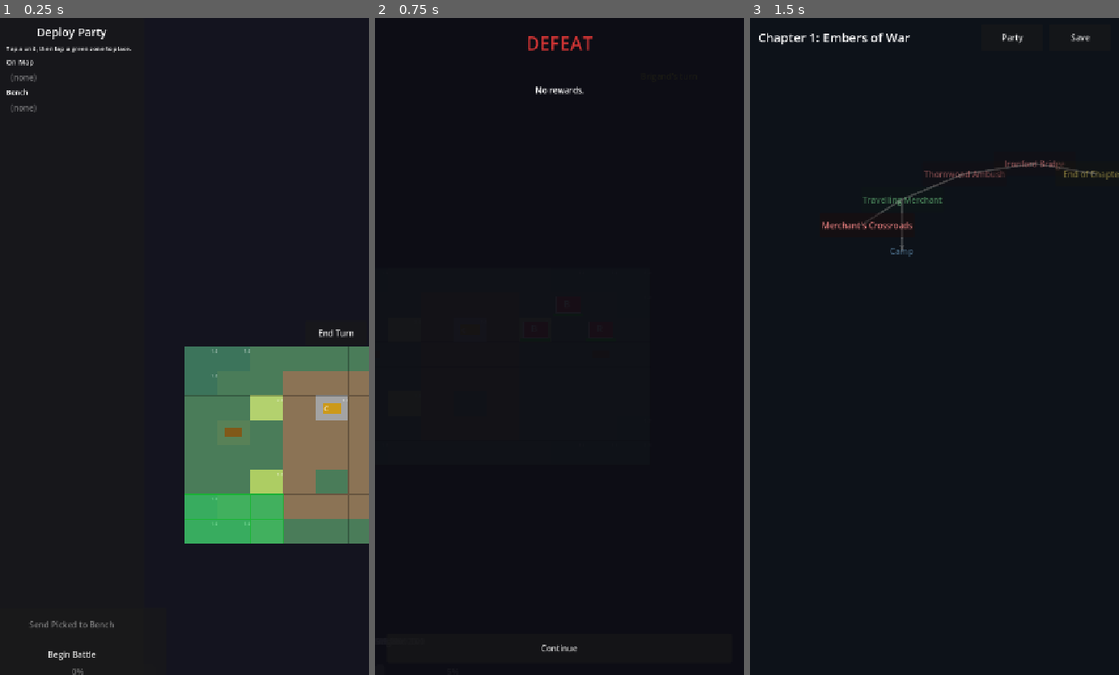
Above: before the commit, frames 1-3 (left to right).
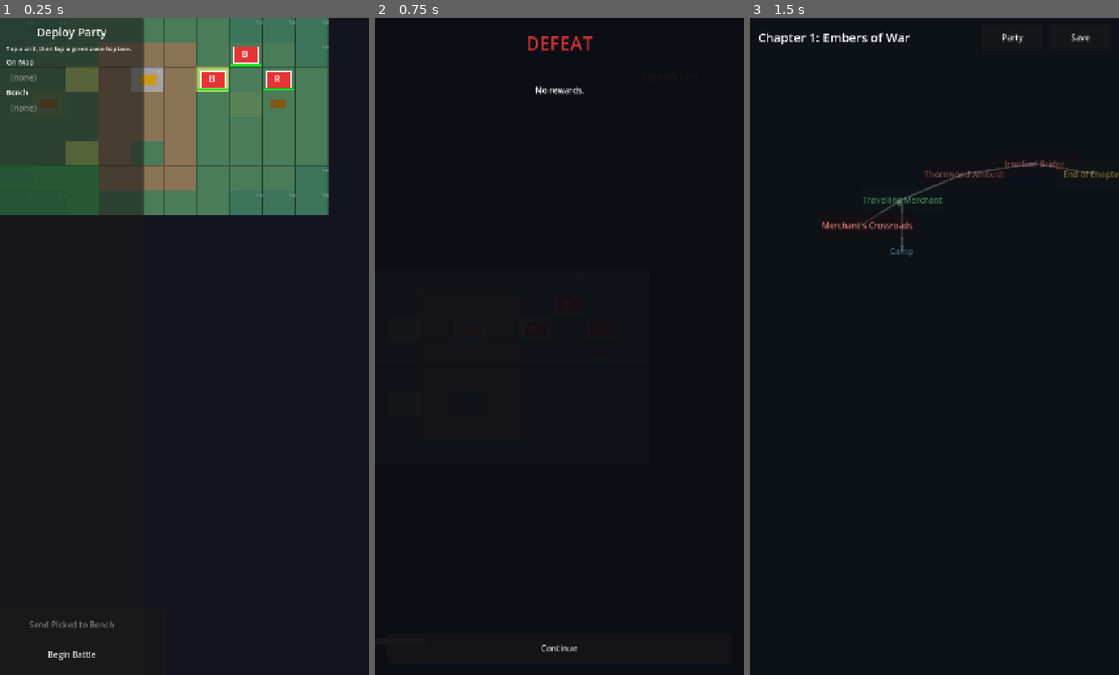
Above: after the commit, the same moments.

Repository: GetFunctMaddMatt/Claude
Game: Godot game, scene res://scenes/Battle.tscn
Same seed, same stepped clock (60 frames per second), same inputs: the game is played once before the commit and once after it. This scene is started directly instead of the project's main scene.
Inputs:
- Up to frame 1 (0.25 s): no input
- Up to frame 2 (0.75 s): click "Begin Battle" at 0.5 s
- Up to frame 3 (1.5 s): click "Continue" at 1.25 s

The runs differ from the first frame. In frame 1, 42% of the frame differs, in the area x 0-100%, y 0-100%; in frame 2, less than 0.1%; in frame 3, nothing differs.

Commit message:
fix(battle): center camera on grid at start, hide turn HUD during deploy
Camera was stuck at (0,0) -- the grid's top-left corner -- because
_wire_subsystems set the bounds but never moved the camera. Added
snap_to(total_size * 0.5, animated=false) so it centers on the grid
the moment the battle scene loads.

BattleHUD._hide_menus() only hid the skill menu, leaving End Turn,
Surge, and MomentumBar visible during the deploy phase (and between
turns). Extended _hide_menus() to cover all turn-driven controls.
_on_turn_started() now explicitly shows momentum_bar for player turns
to match the new hide-by-default state.

https://claude.ai/code/session_0114YNvNtyu3wud3TocobKKq

Diff:
--- a/tactics_chronicles/scripts/battle/BattleEngine.gd
+++ b/tactics_chronicles/scripts/battle/BattleEngine.gd
@@ -395,6 +395,7 @@
 		grid_renderer.queue_redraw()
 	if camera and grid_renderer:
 		camera.set_grid_bounds(grid_renderer.total_size())
+		camera.snap_to(grid_renderer.total_size() * 0.5, false)
 	if hud:
 		hud.battle_engine = self
 	EventBus.turn_started.connect(func(u: Unit):
--- a/tactics_chronicles/scripts/ui/BattleHUD.gd
+++ b/tactics_chronicles/scripts/ui/BattleHUD.gd
@@ -41,11 +41,12 @@
 	EventBus.tile_selected.connect(_on_tile_selected)
 
 func _on_turn_started(unit: Unit) -> void:
-	selected_unit = unit
+	selected_unit         = unit
+	end_turn_btn.visible  = unit.is_player
+	momentum_bar.visible  = unit.is_player
+	surge_btn.visible     = unit.is_player and battle_engine.turn_manager.has_surge(unit)
 	_refresh_unit_panel(unit)
 	_refresh_skill_menu(unit)
-	end_turn_btn.visible  = unit.is_player
-	surge_btn.visible     = unit.is_player and battle_engine.turn_manager.has_surge(unit)
 	_log("[color=yellow]%s's turn[/color]" % unit.unit_name)
 
 func _on_turn_ended(_unit: Unit) -> void:
@@ -147,7 +148,10 @@
 	EventBus.menu_opened.emit("surge")
 
 func _hide_menus() -> void:
-	skill_menu.visible = false
+	skill_menu.visible    = false
+	end_turn_btn.visible  = false
+	surge_btn.visible     = false
+	momentum_bar.visible  = false
 
 # -----------------------------------------------------------------------------
 # Action log
